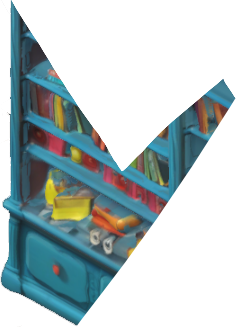
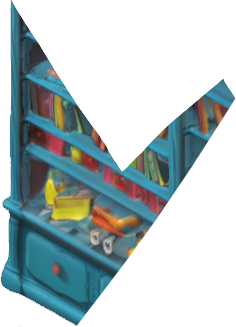
Two versions of the same layered image (236 x 327). Layer-by-layer changes:
painted on "Layer 1" over (3, 61, 12, 118)
